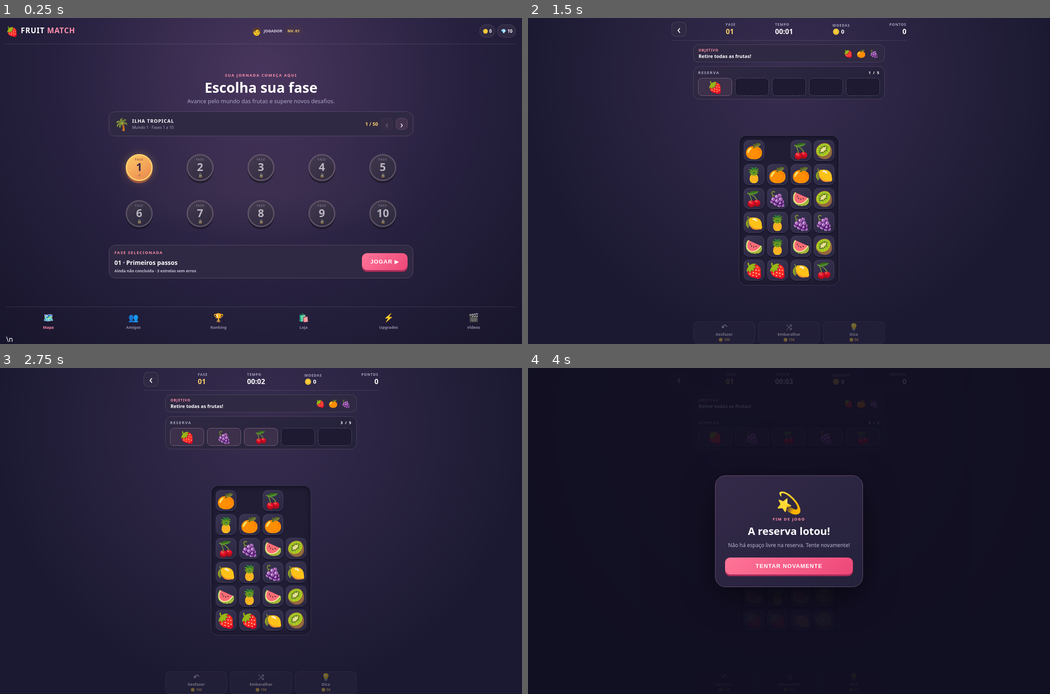
Above: before the commit, frames 1-4 (two rows, left to right).
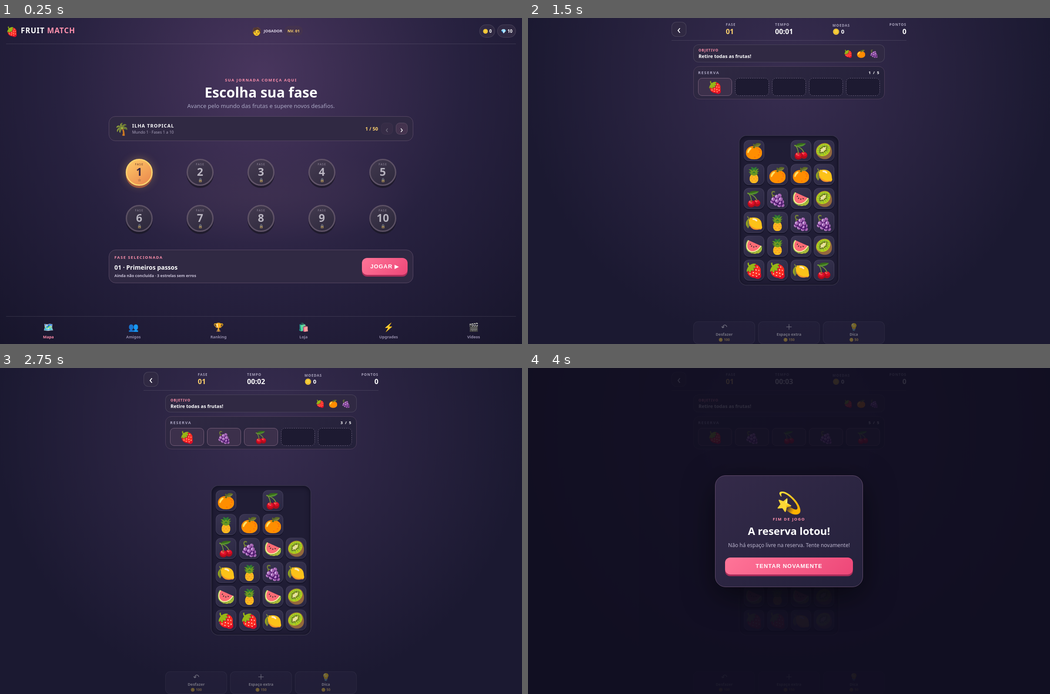
Above: after the commit, the same moments.

Repository: Guto157/fruit-match-game
Game: browser game, page index.html
Same seed, same stepped clock (60 frames per second), same inputs: the game is played once before the commit and once after it.
Inputs:
- Up to frame 1 (0.25 s): no input
- Up to frame 2 (1.5 s): click "JOGAR ▶" at 0.27 s; click "🍓" at 1.27 s
- Up to frame 3 (2.75 s): click "🍇" at 1.87 s; click "🍒" at 2.47 s
- Up to frame 4 (4 s): click "🍇" at 3.07 s; click "🍒" at 3.67 s

The runs differ from the first frame. In frame 1, 4.9% of the frame differs, in the area x 1-99%, y 17-100%; in frame 2, less than 0.1%; in frame 3, less than 0.1%; in frame 4, less than 0.1%.

Commit message:
Replace shuffle with extra tray slot and fix home text

Diff:
--- a/index.html
+++ b/index.html
@@ -5,7 +5,7 @@
 <meta name="viewport" content="width=device-width,initial-scale=1,viewport-fit=cover">
 <meta name="theme-color" content="#17152b">
 <title>Fruit Match</title>
-<link rel="stylesheet" href="css/style.css?v=shop-inventory-20261116">
+<link rel="stylesheet" href="css/style.css?v=extra-slot-20261116">
 </head>
 <body>
 <main id="home-screen" class="screen home-screen">
@@ -51,13 +51,13 @@
       <div class="shop-balance">🪙 <strong id="shop-coins">500</strong> moedas</div>
       <div class="shop-items">
         <article class="shop-item"><span class="shop-item-icon">↶</span><div><b>Desfazer</b><small>Volte uma jogada anterior.</small><span class="shop-stock" id="stock-undo">No estoque: 0</span></div><button data-buy="undo">🪙 80</button></article>
-        <article class="shop-item"><span class="shop-item-icon">⤨</span><div><b>Embaralhar</b><small>Mude a posição das frutas.</small><span class="shop-stock" id="stock-shuffle">No estoque: 0</span></div><button data-buy="shuffle">🪙 120</button></article>
+        <article class="shop-item"><span class="shop-item-icon">＋</span><div><b>Espaço extra</b><small>Adicione um espaço à reserva por uma partida.</small><span class="shop-stock" id="stock-extraSlot">No estoque: 0</span></div><button data-buy="extraSlot">🪙 120</button></article>
         <article class="shop-item"><span class="shop-item-icon">💡</span><div><b>Dica</b><small>Mostra uma fruta que pode formar trio.</small><span class="shop-stock" id="stock-hint">No estoque: 0</span></div><button data-buy="hint">🪙 40</button></article>
       </div>
       <p class="shop-footnote">Os itens comprados ficam guardados no seu aparelho.</p>
     </section>
   </div>
-\n  <div class="home-notice" id="home-notice" role="status">Selecione uma fase no mapa para jogar.</div>
+  <div class="home-notice" id="home-notice" role="status">Selecione uma fase no mapa para jogar.</div>
 </main>
 <main id="game-screen" class="screen game-screen hidden">
   <header class="game-topbar">
@@ -75,13 +75,13 @@
   <section class="board-area"><div class="board" id="board" aria-label="Tabuleiro de frutas"></div></section>
   <footer class="game-tools">
     <button class="tool-btn" id="undo" disabled><span>↶</span><small>Desfazer</small><b>🪙 100</b></button>
-    <button class="tool-btn" id="shuffle" disabled><span>⤨</span><small>Embaralhar</small><b>🪙 150</b></button>
+    <button class="tool-btn" id="extra-slot" disabled><span>＋</span><small>Espaço extra</small><b>🪙 150</b></button>
     <button class="tool-btn" id="hint" disabled><span>💡</span><small>Dica</small><b>🪙 50</b></button>
   </footer>
 </main>
 <div class="overlay hidden" id="overlay" role="dialog" aria-modal="true" aria-labelledby="modal-title">
  <div class="modal"><div class="modal-icon" id="modal-icon">🎉</div><p class="eyebrow" id="modal-eyebrow">MUITO BEM!</p><h2 id="modal-title">Fase concluída!</h2><p id="modal-message"></p><button class="play-button modal-btn" id="modal-action">VOLTAR AO MAPA</button></div>
 </div>
-<script src="js/game.js?v=shop-inventory-20261116"></script>
-<script src="js/app.js?v=shop-inventory-20261116"></script>
+<script src="js/game.js?v=extra-slot-20261116"></script>
+<script src="js/app.js?v=extra-slot-20261116"></script>
 </body></html>
--- a/js/app.js
+++ b/js/app.js
@@ -51,8 +51,8 @@
   saveResults(results);$('home-coins').textContent=event.detail.coins;updateMap();
  });
  const shopOverlay=$('shop-overlay');
- const shopPrices={undo:80,shuffle:120,hint:40};
- function readInventory(){try{const data=JSON.parse(localStorage.getItem('fruitmatch.inventory')||'{}')||{};return {undo:Math.max(0,Number(data.undo)||0),shuffle:Math.max(0,Number(data.shuffle)||0),hint:Math.max(0,Number(data.hint)||0)};}catch(_){return {undo:0,shuffle:0,hint:0};}}
+ const shopPrices={undo:80,extraSlot:120,hint:40};
+ function readInventory(){try{const data=JSON.parse(localStorage.getItem('fruitmatch.inventory')||'{}')||{};return {undo:Math.max(0,Number(data.undo)||0),extraSlot:Math.max(0,Number(data.extraSlot)||0),hint:Math.max(0,Number(data.hint)||0)};}catch(_){return {undo:0,extraSlot:0,hint:0};}}
  function renderShop(){const saved=localStorage.getItem('fruitmatch.coins'),balance=Math.max(0,saved===null?(Number($(' …(220 unchanged characters)…
  function openShop(){renderShop();shopOverlay.classList.remove('hidden');}
  function closeShop(){shopOverlay.classList.add('hidden');}
--- a/js/game.js
+++ b/js/game.js
@@ -2,7 +2,7 @@
  'use strict';
  const FRUITS=['🍓','🍊','🍇','🍋','🍉','🍍','🥝','🍒','🥥','🍈','🍐','🥭','🫐','🍑','🍏','🍌','🍎','🍅','🫒','🥑','🌰','🫑','🌶️','🍆'];
  let COLS=4,ROWS=6;
- const MAX_TRAY=5;
+ const BASE_TRAY=5;
  function getLevelConfig(n){
   const fruitKinds=n<=5?[8,10,12,14,16][n-1]:Math.min(FRUITS.length,16+(n-5));
   const sizes={8:[4,6],9:[5,6],10:[5,6],11:[6,6],12:[6,6],13:[6,7],14:[6,7],15:[6,8],16:[6,8],17:[7,8],18:[7,8],19:[8,8],20:[8,8],21:[7,9]};
@@ -12,9 +12,9 @@
  }
  const $=id=>document.getElementById(id);
  const boardEl=$('board'),trayEl=$('tray');
- let board=[],tray=[],score=0,history=[],ended=false,level=1,coins=500,seconds=0,timerId=null,outcome=null,mistakes=0;
+ let board=[],tray=[],score=0,history=[],ended=false,level=1,coins=500,seconds=0,timerId=null,outcome=null,mistakes=0,maxTray=BASE_TRAY,extraSlotUsed=false;
  let nextTileId=1;
- function readInventory(){try{const data=JSON.parse(localStorage.getItem('fruitmatch.inventory')||'{}')||{};return {undo:Math.max(0,Number(data.undo)||0),shuffle:Math.max(0,Number(data.shuffle)||0),hint:Math.max(0,Number(data.hint)||0)};}catch(_){return {undo:0,shuffle:0,hint:0};}}
+ function readInventory(){try{const data=JSON.parse(localStorage.getItem('fruitmatch.inventory')||'{}')||{};return {undo:Math.max(0,Number(data.undo)||0),extraSlot:Math.max(0,Number(data.extraSlot)||0),hint:Math.max(0,Number(data.hint)||0)};}catch(_){return {undo:0,extraSlot:0,hint:0};}}
  function useInventory(item){const stock=readInventory();if(stock[item]<1)return false;stock[item]--;try{localStorage.setItem('fruitmatch.inventory',JSON.stringify(stock));}catch(_){}return true;}
  function readCoins(){try{const n=Number(localStorage.getItem('fruitmatch.coins'));return Number.isFinite(n)&&n>=0?n:500;}catch(_){return 500;}}
  function writeCoins(){try{localStorage.setItem('fruitmatch.coins',String(coins));}catch(_){}}
@@ -31,7 +31,7 @@
   boardEl.style.aspectRatio=COLS+'/'+ROWS;
   const tiles=shuffleArray(FRUITS.slice(0,config.fruitKinds).flatMap(f=>[1,2,3].map(()=>({id:nextTileId++,fruit:f}))));
   board=Array(COLS*ROWS).fill(null);tiles.forEach((tile,index)=>board[index]=tile);applyGravity();
-  tray=[];score=0;history=[];ended=false;outcome=null;seconds=0;mistakes=0;
+  tray=[];score=0;history=[];ended=false;outcome=null;seconds=0;mistakes=0;maxTray=BASE_TRAY;extraSlotUsed=false;
   clearInterval(timerId);$('timer').textContent='00:00';timerId=setInterval(()=>{seconds++;$('timer').textContent=formatTime();},1000);
   $('overlay').classList.add('hidden');$('game-level').textContent=String(level).padStart(2,'0');$('game-coins').textContent=coins;render();
  }
@@ -41,12 +41,12 @@
   boardEl.innerHTML='';
   board.forEach((tile,index)=>{const el=document.createElement('button');el.type='button';el.className='fruit'+(tile?'' …(289 unchanged characters)…
   if(animateFrom){boardEl.querySelectorAll('.fruit[data-tile-id]').forEach(el=>{const old=animateFrom.get(Number(el.dat …(286 unchanged characters)…
-  trayEl.innerHTML='';for(let i=0;i<MAX_TRAY;i++){const slot=document.createElement('div');slot.className='slot'+(tray[i]?' filled':'');slot.textContent=tray[i]?.fruit||'';trayEl.appendChild(slot);}
-  $('tray-count').textContent=tray.length+' / '+MAX_TRAY;$('score').textContent=score.toLocaleString('pt-BR');$('game-coins').textContent=coins;
+  trayEl.innerHTML='';for(let i=0;i<maxTray;i++){const slot=document.createElement('div');slot.className='slot'+(tray[i]?' filled':'');slot.textContent=tray[i]?.fruit||'';trayEl.appendChild(slot);}
+  $('tray-count').textContent=tray.length+' / '+maxTray;$('score').textContent=score.toLocaleString('pt-BR');$('game-coins').textContent=coins;
   const stock=readInventory();
-  $('undo').disabled=!history.length||ended||(coins<100&&stock.undo<1);$('shuffle').disabled=ended||board.filter(Boolean).length<2||(coins<150&&stock.shuffle<1);$('hint').disabled=ended||!getHintFruit()||(coins<50&&stock.hint<1);
+  $('undo').disabled=!history.length||ended||(coins<100&&stock.undo<1);$('extra-slot').disabled=ended||extraSlotUsed||(coins<150&&stock.extraSlot<1);$('hint').disabled=ended||!getHintFruit()||(coins<50&&stock.hint<1);
   $('undo').querySelector('b').textContent=stock.undo?'🎒 '+stock.undo+' no estoque':'🪙 100';
-  $('shuffle').querySelector('b').textContent=stock.shuffle?'🎒 '+stock.shuffle+' no estoque':'🪙 150';
+  $('extra-slot').querySelector('b').textContent=stock.extraSlot?'🎒 '+stock.extraSlot+' no estoque':'🪙 150';
   $('hint').querySelector('b').textContent=stock.hint?'🎒 '+stock.hint+' no estoque':'🪙 50';
  }
  function applyGravity(){
@@ -64,7 +64,7 @@
   applyGravity();
   if(tray.length===4)mistakes++;
   if(board.every(item=>!item)){finish(true);return;}
-  if(tray.length>=MAX_TRAY){finish(false);return;}
+  if(tray.length>=maxTray){finish(false);return;}
   render(oldPositions);
  }
  function starsForMistakes(count){return count===0?3:count===1?2:1;}
@@ -77,9 +77,9 @@
   $('overlay').classList.remove('hidden');
  }
  function undo(){if(!history.length||ended)return;if(!useInventory('undo')){if(coins<100)return;coins-=100;writeCoins() …(190 unchanged characters)…
- function shuffle(){if(ended)return;if(!useInventory('shuffle')){if(coins<150)return;coins-=150;writeCoins();}save();const positions=board.map((t,i)=>t?i:-1).filter(i=>i>=0);const values=shuffleArray(positions.map(i=>board[i]));positions.forEach((p,i)=>board[p]=values[i]);render();}
+ function buyExtraSlot(){if(ended||extraSlotUsed)return;if(!useInventory('extraSlot')){if(coins<150)return;coins-=150;writeCoins();}$('game-coins').textContent=coins;extraSlotUsed=true;maxTray=BASE_TRAY+1;render();}
  function hint(){if(ended)return;const fruit=getHintFruit();if(!fruit)return;if(!useInventory('hint')){if(coins<50)retu …(313 unchanged characters)…
- $('undo').addEventListener('click',undo);$('shuffle').addEventListener('click',shuffle);$('hint').addEventListener('click',hint);
+ $('undo').addEventListener('click',undo);$('extra-slot').addEventListener('click',buyExtraSlot);$('hint').addEventListener('click',hint);
  $('modal-action').addEventListener('click',()=>{if(outcome==='won'){$('overlay').classList.add('hidden');document.dispatchEvent(new Event('fruitmatch:exit'));}else{start(level);}});
  document.addEventListener('fruitmatch:start',event=>start(event.detail?.level||1));
  document.addEventListener('fruitmatch:stop',()=>clearInterval(timerId));
